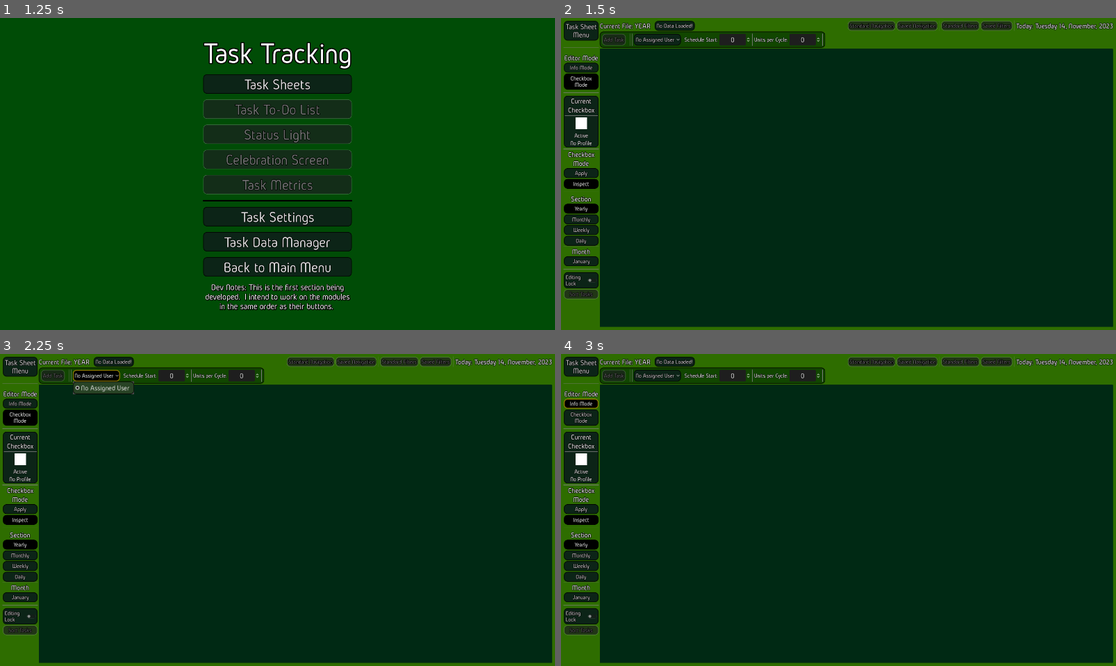
Above: before the commit, frames 1-4 (two rows, left to right).
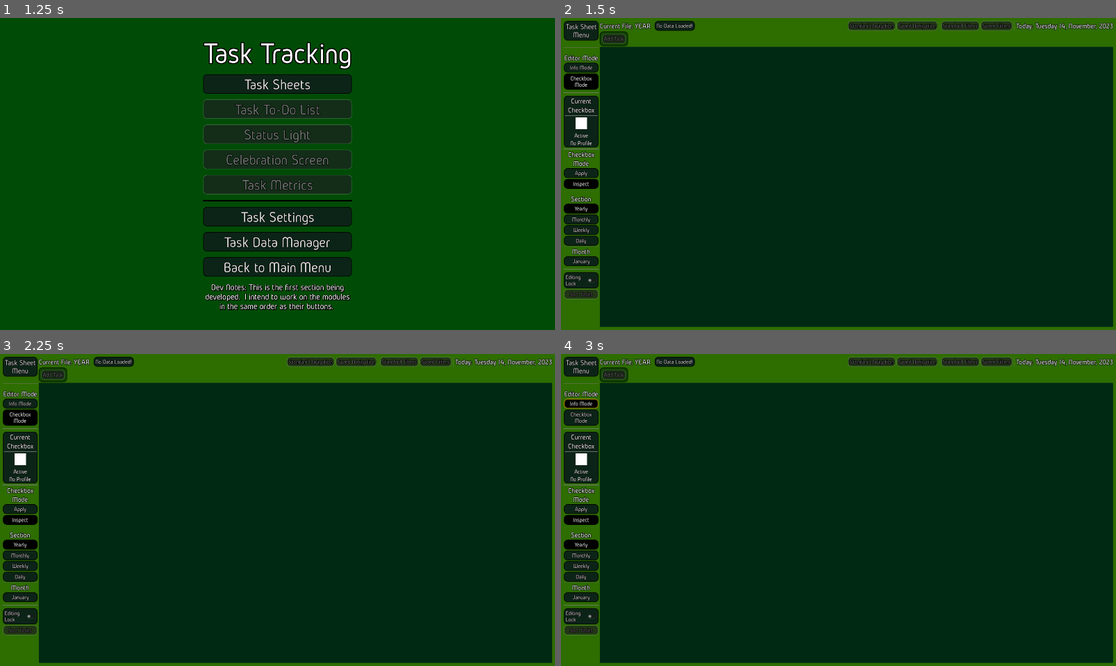
Above: after the commit, the same moments.

Repository: Phoenix-Greenleaf/GG-Household-Helper
Game: Godot game, scene res://scenes/main_menu.tscn
Same seed, same stepped clock (60 frames per second), same inputs: the game is played once before the commit and once after it.
Inputs (mouse positions are in pixels of both pictures, inside the frame that each line leads up to):
- Up to frame 1 (1.25 s): click "Task Tracking" at 0.5 s
- Up to frame 2 (1.5 s): click "Task Sheets" at 1.25 s
- Up to frame 3 (2.25 s): click (94, 375) at 2 s, where only the run before the commit has a clickable "No Assigned User"
- Up to frame 4 (3 s): click "Info Mode" at 2.75 s

Frame 1 is identical in both runs. In frame 2, 2.2% of the frame differs, in the area x 7-100%, y 4-11%; in frame 3, 2.6%, in the area x 7-100%, y 4-13%; in frame 4, 2.2%.

Commit message:
Add Task menu expanded
The task tracking editor's Add Task button now lets you add more important info. Assigned user and schedule can be set. The checkboxes can be properly initialized with user and schedule when added.  Time Units now update with the section, making understanding schedules easier.

Diff:
--- a/gui/task_tracking/task_spreadsheet/task_data.gd
+++ b/gui/task_tracking/task_spreadsheet/task_data.gd
@@ -7,7 +7,7 @@
 @export var section: DataGlobal.Section
 @export var group: String
 @export var previous_section: DataGlobal.Section
-@export var previous_group: String
+@export var previous_group: String #previous items for switching sections and such. May not get use.
 
 @export var assigned_user: Array
 @export var time_of_day: DataGlobal.TimeOfDay
@@ -23,14 +23,7 @@
 var currently_scheduling: int
 
 
-func offbrand_init(name_parameter, section_parameter, group_parameter) -> void:
-	name = name_parameter
-	section = section_parameter
-	group = group_parameter
-	task_year = DataGlobal.current_tasksheet_data.spreadsheet_year
-	prints("offbrand init year:", task_year)
-	previous_section = section_parameter
-	previous_group = group_parameter
+func offbrand_init() -> void:
 	generate_month_dictionary()
 	generate_all_checkboxes()
 
--- a/gui/task_tracking/task_spreadsheet/task_spreadsheet_grid_container.gd
+++ b/gui/task_tracking/task_spreadsheet/task_spreadsheet_grid_container.gd
@@ -6,7 +6,20 @@
 @onready var task_title_line_edit: LineEdit = %TaskTitleLineEdit
 @onready var task_group_line_edit: LineEdit = %TaskGroupLineEdit
 @onready var existing_groups_option_button: OptionButton = %ExistingGroupsOption
+@onready var task_add_assigned_user_label: Label = %TaskAddAssignedUserLabel
+@onready var task_add_assigned_user_option_button: OptionButton = %TaskAddAssignedUserOptionButton
+@onready var task_add_schedule_start_label: Label = %TaskAddScheduleStartLabel
+@onready var task_add_schedule_start_spin_box: SpinBox = %TaskAddScheduleStartSpinBox
+@onready var task_add_units_per_cycle_label: Label = %TaskAddUnitsPerCycleLabel
+@onready var task_add_units_per_cycle_spin_box: SpinBox = %TaskAddUnitsPerCycleSpinBox
 @onready var accept_new_task_button: Button = %AcceptNewTaskButton
+@onready var v_separator_6: VSeparator = %VSeparator6
+@onready var v_separator_5: VSeparator = %VSeparator5
+@onready var v_separator_4: VSeparator = %VSeparator4
+@onready var v_separator_3: VSeparator = %VSeparator3
+@onready var v_separator_2: VSeparator = %VSeparator2
+@onready var v_separator: VSeparator = %VSeparator
+
 @onready var checkbox_selection_popup: PanelContainer = %CheckboxSelectionPopup
 @onready var multi_text_popup_center: CenterContainer = %MultiTextPopupCenter
 @onready var task_label: Label = %TaskLabel
@@ -14,6 +27,7 @@
 @onready var editing_lock_button: CheckButton = %EditingLockButton
 @onready var checkbox_apply_toggle: Button = %CheckboxApplyToggle
 @onready var checkbox_inspect_toggle: Button = %CheckboxInspectToggle
+
 
 
 var checkbox_cell = preload("res://gui/task_tracking/task_spreadsheet/cells/checkbox_cell.tscn")
@@ -69,9 +83,8 @@
 	var year = DataGlobal.current_tasksheet_data.spreadsheet_year
 	prints("TaskGrid found:", title, ":", year)
 	update_user_profile_dropdown_items()
-#	ready_month_dictionary()
 	load_existing_data()
-	existing_groups_option_section_picker()
+	update_task_add_options()
 	editing_lock_button.button_pressed = true
 	editing_lock_button.button_pressed = false
 
@@ -88,11 +101,17 @@
 	SignalBus._on_task_delete_button_primed_and_pressed.connect(delete_task_row)
 
 
-#func ready_month_dictionary() -> void:
-#	for constant in DataGlobal.Month.keys():
-#		if constant == "NONE":
-#			month_dictionary["All"] = []
-#		month_dictionary[constant.capitalize()] = []
+func set_time_unit() -> void:
+	match DataGlobal.current_toggled_section:
+		DataGlobal.Section.YEARLY, DataGlobal.Section.MONTHLY:
+			header_cell_array[9] = "Months/Cycle"
+			task_add_units_per_cycle_label.text = "Months per Cycle:"
+		DataGlobal.Section.WEEKLY:
+			header_cell_array[9] = "Weeks/Cycle"
+			task_add_units_per_cycle_label.text = "Weeks per Cycle:"
+		DataGlobal.Section.DAILY:
+			header_cell_array[9] = "Days/Cycle"
+			task_add_units_per_cycle_label.text = "Days per Cycle:"
 
 
 func toggle_info_checkbox_modes() -> void:
@@ -123,14 +142,18 @@
 	prints("TaskGrid updated:", title, ":", year)
 	clear_grid_children()
 	load_existing_data()
-	existing_groups_option_section_picker()
+	update_task_add_options()
 
 
 func section_or_month_changed() -> void:
 	clear_grid_children()
 	load_existing_data()
+	update_task_add_options()
+
+
+func update_task_add_options() -> void:
 	existing_groups_option_section_picker()
-
+	update_task_add_assigned_users()
 
 
 func existing_groups_option_section_picker() -> void:
@@ -153,6 +176,12 @@
 			create_existing_groups_option_button_items(daily_section)
 
 
+func update_task_add_assigned_users() -> void:
+	task_add_assigned_user_option_button.clear()
+	for item in user_profiles_dropdown_items:
+		task_add_assigned_user_option_button.add_item(item[0])
+
+
 func clear_grid_children() -> void:
 	var children = self.get_children()
 	var count = self.get_child_count()
@@ -176,6 +205,18 @@
 	task_group_line_edit.visible = true
 	existing_groups_option_button.visible = true
 	accept_new_task_button.visible = true
+	task_add_assigned_user_label.visible = true
+	task_add_assigned_user_option_button.visible = true
+	task_add_schedule_start_label.visible = true
+	task_add_schedule_start_spin_box.visible = true
+	task_add_units_per_cycle_label.visible = true
+	task_add_units_per_cycle_spin_box.visible = true
+	v_separator_6.visible = true
+	v_separator_5.visible = true
+	v_separator_4.visible = true
+	v_separator_3.visible = true
+	v_separator_2.visible = true
+	v_separator.visible = true
 
 
 func close_new_task_panel() -> void:
@@ -184,17 +225,42 @@
 	task_group_line_edit.visible = false
 	existing_groups_option_button.visible = false
 	accept_new_task_button.visible = false
+	task_add_assigned_user_label.visible = false
+	task_add_assigned_user_option_button.visible = false
+	task_add_schedule_start_label.visible = false
+	task_add_schedule_start_spin_box.visible = false
+	task_add_units_per_cycle_label.visible = false
+	task_add_units_per_cycle_spin_box.visible = false
+	v_separator_6.visible = false
+	v_separator_5.visible = false
+	v_separator_4.visible = false
+	v_separator_3.visible = false
+	v_separator_2.visible = false
+	v_separator.visible = false
 
 
 func create_new_task_data() -> void: #task coded model, the data side
 	var new_task = TaskData.new()
 	var new_task_title = task_title_line_edit.text
+	new_task.name = new_task_title
+	var new_task_year = DataGlobal.current_tasksheet_data.spreadsheet_year
+	new_task.task_year = new_task_year
+	var new_task_section := DataGlobal.current_toggled_section
+	new_task.section = new_task_section
+	new_task.previous_section = new_task_section
+	var new_task_assigned_user: Array = user_profiles_dropdown_items[task_add_assigned_user_option_button.selected]
+	new_task.assigned_user = new_task_assigned_user
+	var new_task_schedule_start: float = task_add_schedule_start_spin_box.value
+	new_task.scheduling_start = new_task_schedule_start
+	var new_task_units_per_cycle: float = task_add_units_per_cycle_spin_box.value
+	new_task.units_per_cycle = new_task_units_per_cycle
 	var new_task_group = "None"
 	if task_group_line_edit.text:
 		new_task_group = task_group_line_edit.text
 	row_group = new_task_group
-	var new_task_section := DataGlobal.current_toggled_section
-	new_task.offbrand_init(new_task_title, new_task_section, new_task_group)
+	new_task.group = new_task_group
+	new_task.previous_group = new_task_group
+	new_task.offbrand_init()
 	match new_task_section:
 		DataGlobal.Section.YEARLY:
 			var current_section_group = data_for_spreadsheet.spreadsheet_year_groups
@@ -228,6 +294,9 @@
 	task_title_line_edit.clear()
 	task_group_line_edit.clear()
 	existing_groups_option_button.select(0)
+	task_add_assigned_user_option_button.select(0)
+	task_add_schedule_start_spin_box.value = 0
+	task_add_units_per_cycle_spin_box.value = 0
 
 
 func create_task_group(task_group: String, section_groups: Array) -> void:
@@ -243,6 +312,7 @@
 	if not data_for_spreadsheet:
 		prints("No existing data to load")
 		return
+	set_time_unit()
 	create_header_row()
 	match DataGlobal.current_toggled_section:
 		DataGlobal.Section.YEARLY:
--- a/scenes/editor.tscn
+++ b/scenes/editor.tscn
@@ -377,7 +377,9 @@
 text = "Add Task"
 
 [node name="VSeparator6" type="VSeparator" parent="MainMargin/MainHBox/NonSideVBox/BottomMenuHBox/TaskAddPanel/TaskAddMargin/HBox"]
-layout_mode = 2
+unique_name_in_owner = true
+layout_mode = 2
+theme_override_constants/separation = 10
 
 [node name="TaskTitleLineEdit" type="LineEdit" parent="MainMargin/MainHBox/NonSideVBox/BottomMenuHBox/TaskAddPanel/TaskAddMargin/HBox"]
 unique_name_in_owner = true
@@ -387,7 +389,9 @@
 clear_button_enabled = true
 
 [node name="VSeparator5" type="VSeparator" parent="MainMargin/MainHBox/NonSideVBox/BottomMenuHBox/TaskAddPanel/TaskAddMargin/HBox"]
-layout_mode = 2
+unique_name_in_owner = true
+layout_mode = 2
+theme_override_constants/separation = 10
 
 [node name="TaskGroupLineEdit" type="LineEdit" parent="MainMargin/MainHBox/NonSideVBox/BottomMenuHBox/TaskAddPanel/TaskAddMargin/HBox"]
 unique_name_in_owner = true
@@ -406,9 +410,17 @@
 popup/item_0/id = 0
 
 [node name="VSeparator4" type="VSeparator" parent="MainMargin/MainHBox/NonSideVBox/BottomMenuHBox/TaskAddPanel/TaskAddMargin/HBox"]
-layout_mode = 2
-
-[node name="OptionButton" type="OptionButton" parent="MainMargin/MainHBox/NonSideVBox/BottomMenuHBox/TaskAddPanel/TaskAddMargin/HBox"]
+unique_name_in_owner = true
+layout_mode = 2
+theme_override_constants/separation = 10
+
+[node name="TaskAddAssignedUserLabel" type="Label" parent="MainMargin/MainHBox/NonSideVBox/BottomMenuHBox/TaskAddPanel/TaskAddMargin/HBox"]
+unique_name_in_owner = true
+layout_mode = 2
+text = "Assigned to:"
+
+[node name="TaskAddAssignedUserOptionButton" type="OptionButton" parent="MainMargin/MainHBox/NonSideVBox/BottomMenuHBox/TaskAddPanel/TaskAddMargin/HBox"]
+unique_name_in_owner = true
 layout_mode = 2
 item_count = 1
 selected = 0
@@ -416,29 +428,43 @@
 popup/item_0/id = 0
 
 [node name="VSeparator3" type="VSeparator" parent="MainMargin/MainHBox/NonSideVBox/BottomMenuHBox/TaskAddPanel/TaskAddMargin/HBox"]
-layout_mode = 2
-
-[node name="Label" type="Label" parent="MainMargin/MainHBox/NonSideVBox/BottomMenuHBox/TaskAddPanel/TaskAddMargin/HBox"]
+unique_name_in_owner = true
+layout_mode = 2
+theme_override_constants/separation = 10
+
+[node name="TaskAddScheduleStartLabel" type="Label" parent="MainMargin/MainHBox/NonSideVBox/BottomMenuHBox/TaskAddPanel/TaskAddMargin/HBox"]
+unique_name_in_owner = true
 layout_mode = 2
 text = "Schedule Start:"
 
-[node name="SpinBox" type="SpinBox" parent="MainMargin/MainHBox/NonSideVBox/BottomMenuHBox/TaskAddPanel/TaskAddMargin/HBox"]
-layout_mode = 2
+[node name="TaskAddScheduleStartSpinBox" type="SpinBox" parent="MainMargin/MainHBox/NonSideVBox/BottomMenuHBox/TaskAddPanel/TaskAddMargin/HBox"]
+unique_name_in_owner = true
+layout_mode = 2
+max_value = 30.0
+rounded = true
 alignment = 1
 
 [node name="VSeparator2" type="VSeparator" parent="MainMargin/MainHBox/NonSideVBox/BottomMenuHBox/TaskAddPanel/TaskAddMargin/HBox"]
-layout_mode = 2
-
-[node name="Label2" type="Label" parent="MainMargin/MainHBox/NonSideVBox/BottomMenuHBox/TaskAddPanel/TaskAddMargin/HBox"]
+unique_name_in_owner = true
+layout_mode = 2
+theme_override_constants/separation = 10
+
+[node name="TaskAddUnitsPerCycleLabel" type="Label" parent="MainMargin/MainHBox/NonSideVBox/BottomMenuHBox/TaskAddPanel/TaskAddMargin/HBox"]
+unique_name_in_owner = true
 layout_mode = 2
 text = "Units per Cycle:"
 
-[node name="SpinBox2" type="SpinBox" parent="MainMargin/MainHBox/NonSideVBox/BottomMenuHBox/TaskAddPanel/TaskAddMargin/HBox"]
-layout_mode = 2
+[node name="TaskAddUnitsPerCycleSpinBox" type="SpinBox" parent="MainMargin/MainHBox/NonSideVBox/BottomMenuHBox/TaskAddPanel/TaskAddMargin/HBox"]
+unique_name_in_owner = true
+layout_mode = 2
+max_value = 30.0
+rounded = true
 alignment = 1
 
 [node name="VSeparator" type="VSeparator" parent="MainMargin/MainHBox/NonSideVBox/BottomMenuHBox/TaskAddPanel/TaskAddMargin/HBox"]
-layout_mode = 2
+unique_name_in_owner = true
+layout_mode = 2
+theme_override_constants/separation = 10
 
 [node name="AcceptNewTaskButton" type="Button" parent="MainMargin/MainHBox/NonSideVBox/BottomMenuHBox/TaskAddPanel/TaskAddMargin/HBox"]
 unique_name_in_owner = true
